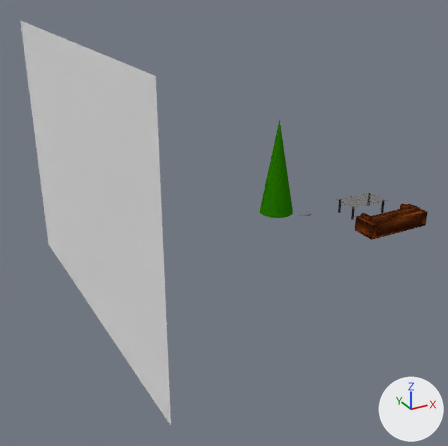
Two versions of the Blender file Projekt/04-Shots/fs-Shot 4.blend, one commit apart.
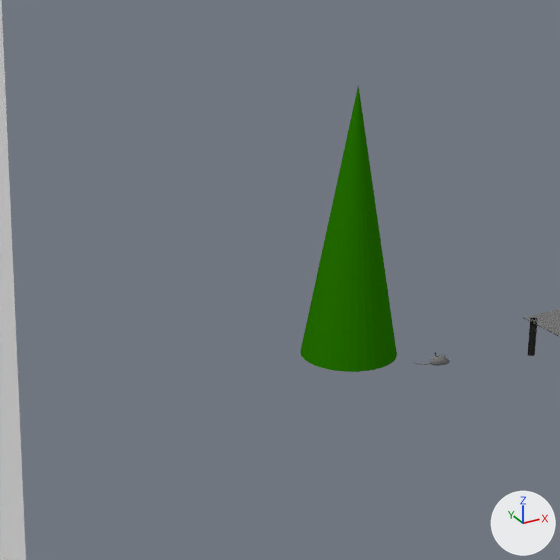
The first picture shows the older version from a 50 mm camera at (-33.1, -37.3, 20.4) aimed at (-12.9, -0.5, 2.0). The close-ups show both versions on the part from 35% to 78% of the width and 20% to 63% of the height of that picture; other places that the commit changed are outside them. The lights are fixed; the arrows at lower right show +X, +Y and +Z.

Names of what the first close-up shows: 'Cone', 'Grundbau + World'.
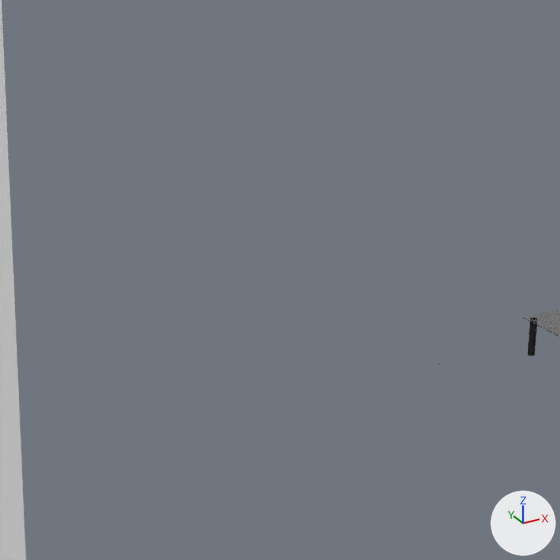
Pixel boxes (x1, y1, x2, y2) of what changed, in the close-ups (560 x 560 px):
'Cone', deleted (green): before (300, 85, 397, 372)
'Maus', rescaled (not visible afterwards): before (415, 353, 450, 366)

The change, as a list of edits to the scene's bpy script:
```text
Remove ob_cone:
    ob_cone = bpy.data.objects.new('Cone', me_cone)
    ob_cone.location = (-5.31, 3.9, 0.08)
    ob_cone.scale = (1.43, 1.43, 4.06)
Change ob_maus_001:
    ob_maus_001.scale: (1.69, 1.0, 1.0) -> (0.251, 0.149, 0.149)
```
